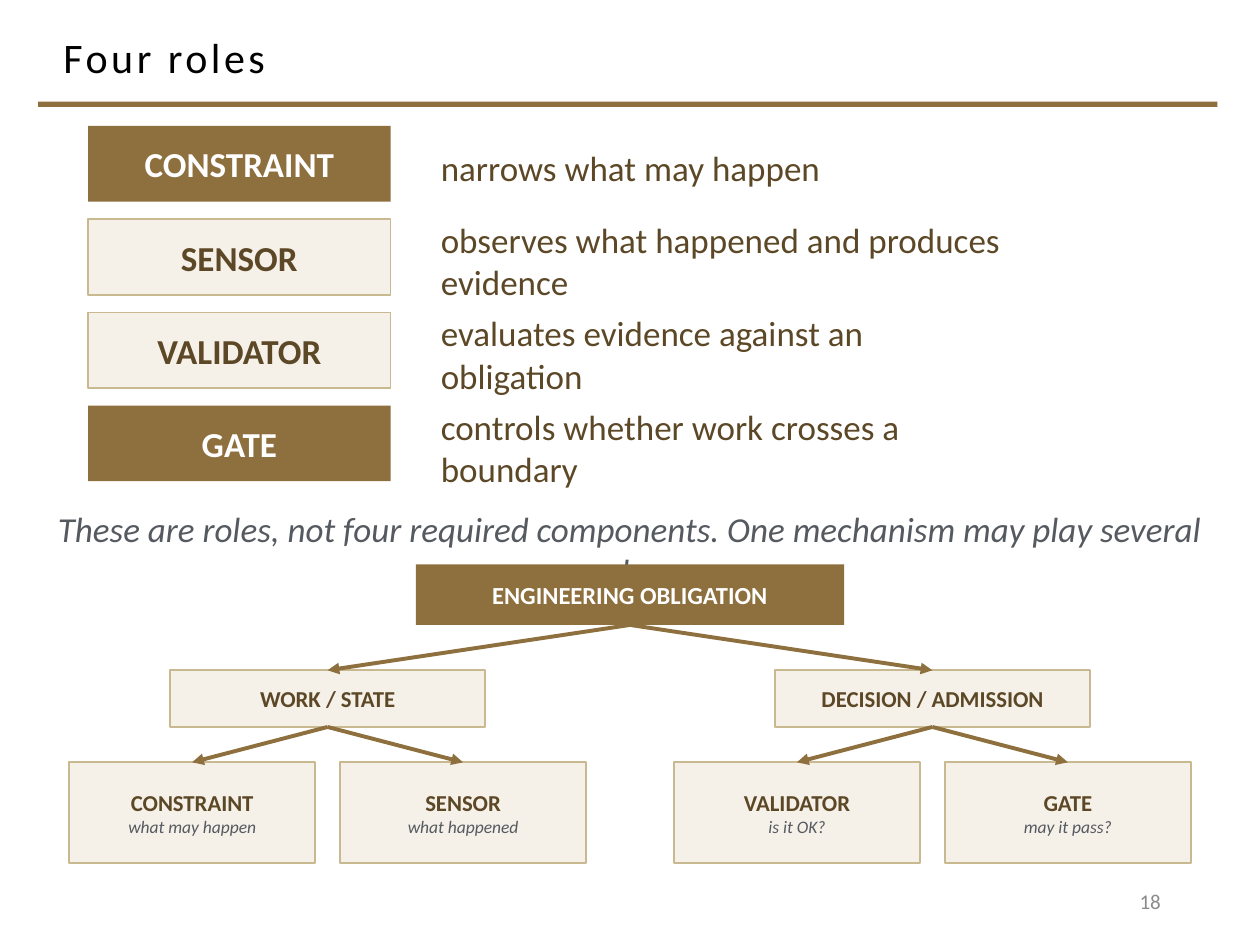
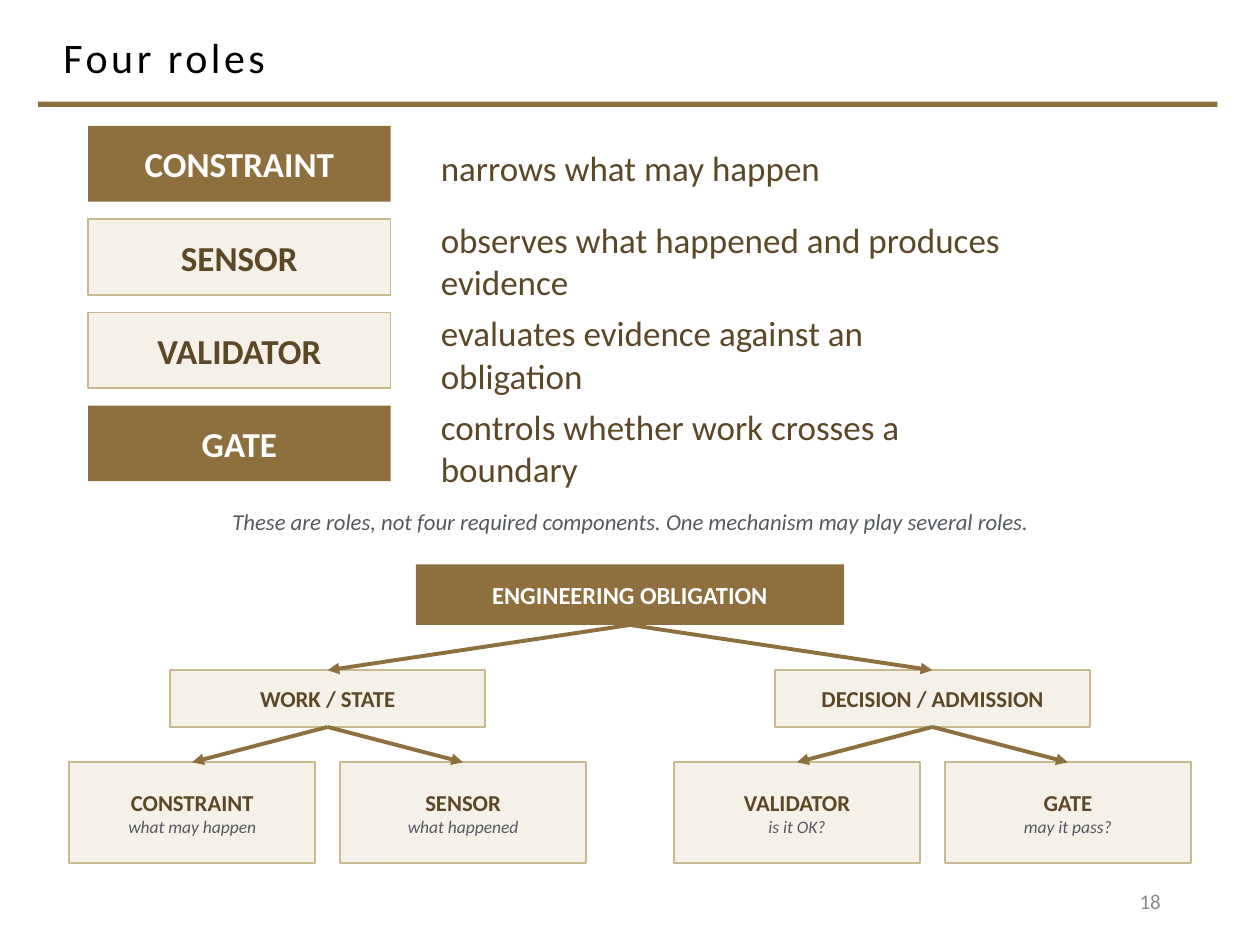
Before and after one commit to davisjam/model-based-agentic-software-engineering, a slide deck: slide 18 of course/lectures/act-2-delegation-and-control/03-alignment/2-3-Alignment.pptx. Drawn at 1260x945 pixels with LibreOffice and Linux fonts; fonts in the diff are those of the drawing; background and template pictures are left out. Boxes give left, top, right and bottom in pixels: in the first picture for what was removed or moved away, otherwise in the second. Text is boxed around its words. In the diff, an @@ line names an element or a change of style, - is before the commit and + after.

```diff
--- a/course/lectures/act-2-delegation-and-control/03-alignment/2-3-Alignment.pptx
+++ b/course/lectures/act-2-delegation-and-control/03-alignment/2-3-Alignment.pptx
@@ text "These are roles, not four ..." at bbox=[232, 514, 1028, 534]: size 20 to 13 pt @@
```
Also in this commit, not shown: 1 other slide changed.
